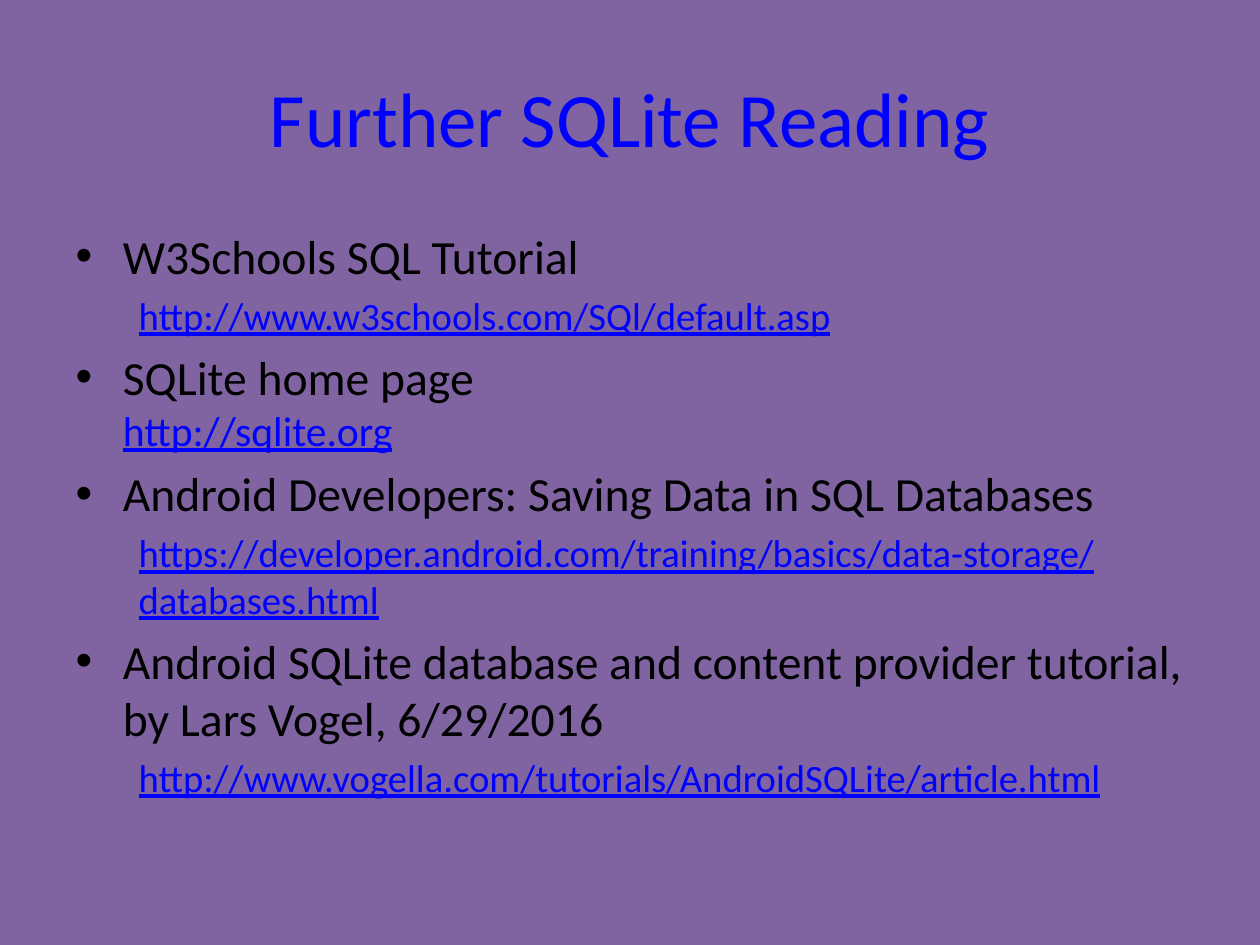
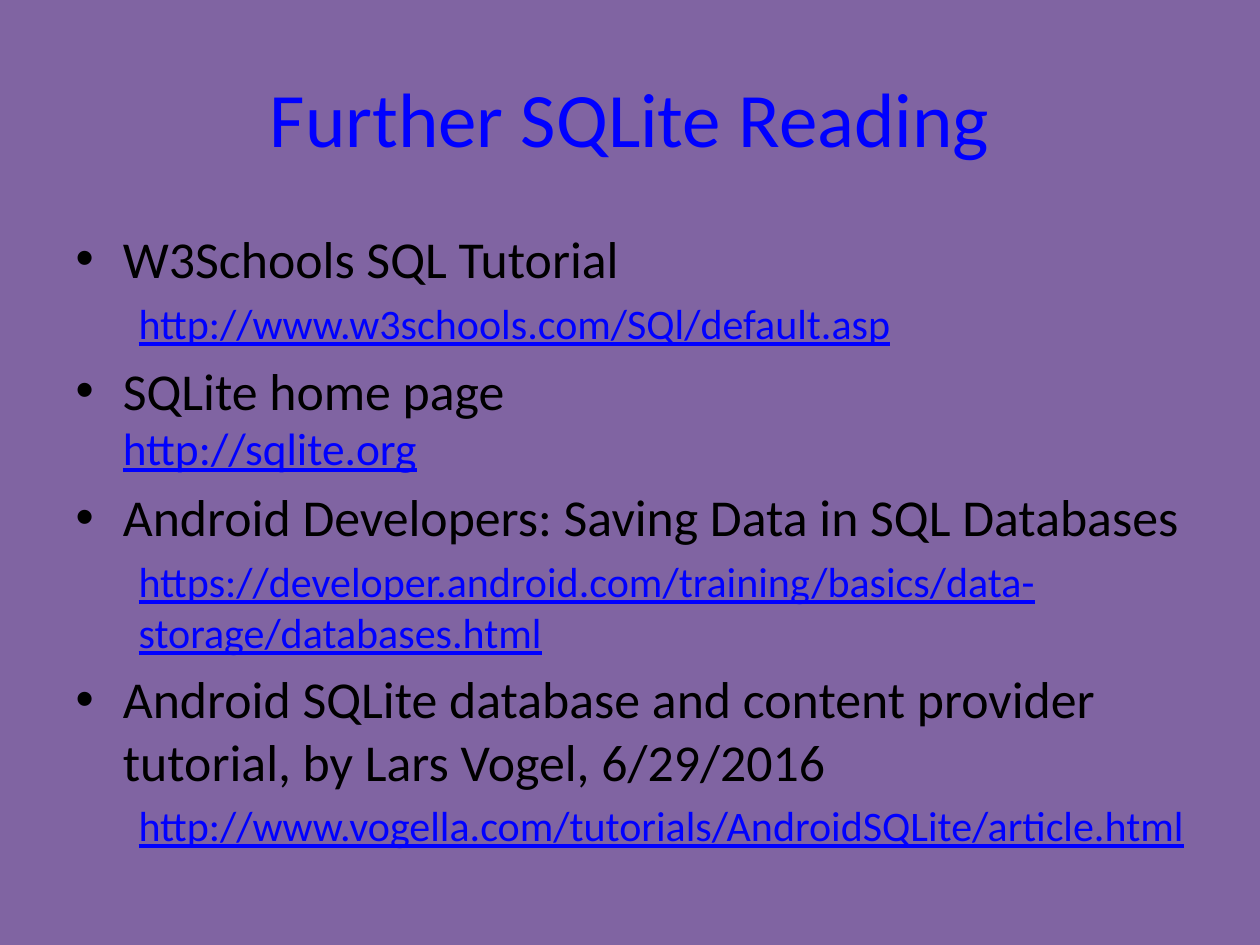
Before and after one commit to UO-CIS/CIS399Android-CourseMaterials, a slide deck: slide 61 of Notes and Slides/CIS399Wk3Day3-SQLIteDatabases.pptx. Drawn at 1260x945 pixels with LibreOffice and Linux fonts; fonts in the diff are those of the drawing. Boxes give left, top, right and bottom in pixels: in the first picture for what was removed or moved away, otherwise in the second. Text is boxed around its words. In the diff, an @@ line names an element or a change of style, - is before the commit and + after.

```diff
--- a/Notes and Slides/CIS399Wk3Day3-SQLIteDatabases.pptx
+++ b/Notes and Slides/CIS399Wk3Day3-SQLIteDatabases.pptx
@@ text "W3Schools SQL Tutorial" at [123,242,1184,848]: size 27.2 to 29.6 pt in "W3Schools SQL Tutorial", "SQLite home page", "Android Developers: Saving Data in SQL Databases", "Android SQLite database and content provider tutorial, ..."; size 22.1 to 24.1 pt in "http://www.w3schools.com/SQl/default.asp", "https://developer.android.com/training/basics/data-storage/d ...", "http://www.vogella.com/tutorials/AndroidSQLite/article.html"; size 23.8 to 25.9 pt in "http://sqlite.org" @@
```
Also in this commit, not shown: 6 other slides changed, 2 other files.
